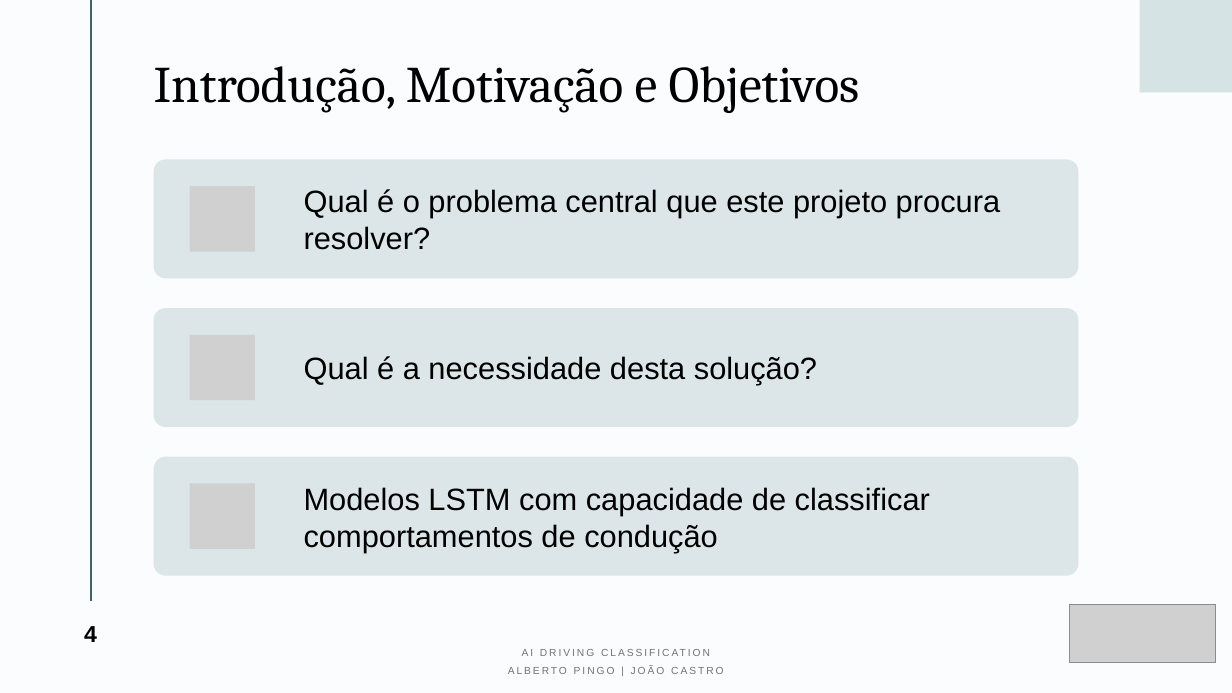
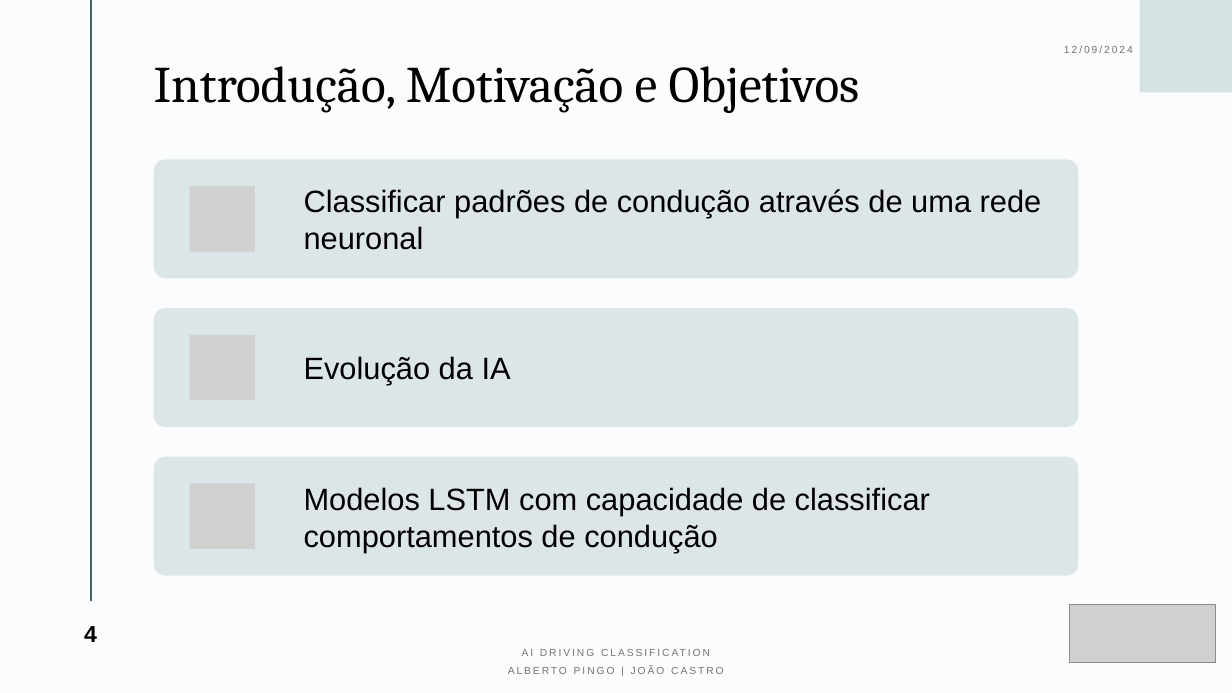
Before and after one commit to albertopingo/AI-driving-classification_FinalProject_CEng, a slide deck: slide 4 of ProjInf_AI_Driving_Classification.pptx. Drawn at 1232x693 pixels with LibreOffice and Linux fonts; fonts in the diff are those of the drawing; grey boxes stand for pictures. Boxes give left, top, right and bottom in pixels: in the first picture for what was removed or moved away, otherwise in the second. Text is boxed around its words. In the diff, an @@ line names an element or a change of style, - is before the commit and + after.

Commit message:
Update pptx

```diff
--- a/ProjInf_AI_Driving_Classification.pptx
+++ b/ProjInf_AI_Driving_Classification.pptx
@@ text added at [1064,45,1133,53], 8 pt, text #767171 @@
+12/09/2024
@@ text at [304,189,1042,250]: text changed @@
-Qual é o problema central que este projeto procura resolver?
+Classificar padrões de condução através de uma rede neuronal
@@ text at [304,356,511,385]: text changed @@
-Qual é a necessidade desta solução?
+Evolução da IA
```
Also in this commit, not shown: 30 other slides changed, 1 slide removed.
